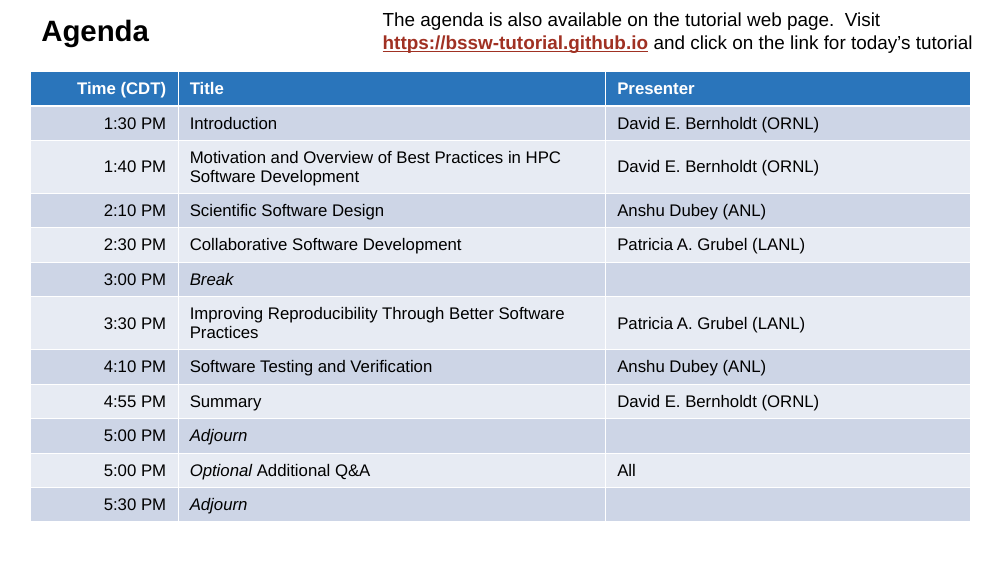
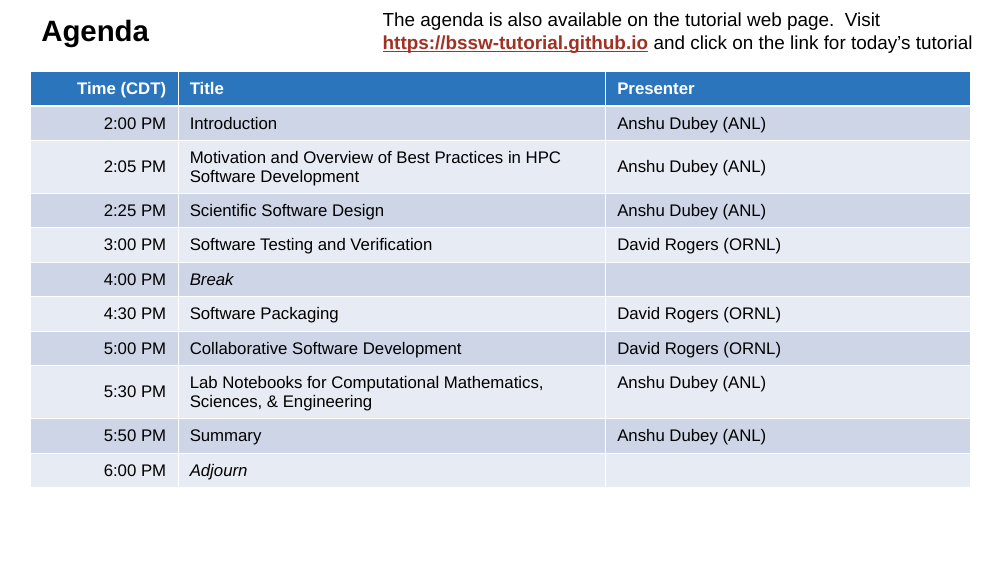
Before and after one commit to bssw-tutorial/presentations, a slide deck: slide 11 of intro-a.pptx. Drawn at 1008x567 pixels with LibreOffice and Linux fonts; fonts in the diff are those of the drawing. Boxes give left, top, right and bottom in pixels: in the first picture for what was removed or moved away, otherwise in the second. Text is boxed around its words. In the diff, an @@ line names an element or a change of style, - is before the commit and + after.

Commit message:
presentations for ISC23

```diff
--- a/intro-a.pptx
+++ b/intro-a.pptx
@@ table at bbox=[30, 72, 970, 507] @@
-row 2: 1:30 PM | Introduction | David E. Bernholdt (ORNL)
-row 3: 1:40 PM | Motivation and Overview of Best Practices in HPC Software Development | David E. Bernholdt (ORNL)
-row 4: 2:10 PM | Scientific Software Design | Anshu Dubey (ANL)
-row 5: 2:30 PM | Collaborative Software Development | Patricia A. Grubel (LANL)
-row 6: 3:00 PM | Break | 
-row 7: 3:30 PM | Improving Reproducibility Through Better Software Practices | Patricia A. Grubel (LANL)
-row 8: 4:10 PM | Software Testing and Verification | Anshu Dubey (ANL)
-row 9: 4:55 PM | Summary | David E. Bernholdt (ORNL)
-row 10: 5:00 PM | Adjourn | 
-row 11: 5:00 PM | Optional Additional Q&A | All
-row 12: 5:30 PM | Adjourn | 
+row 2: 2:00 PM | Introduction | Anshu Dubey (ANL)
+row 3: 2:05 PM | Motivation and Overview of Best Practices in HPC Software Development | Anshu Dubey (ANL)
+row 4: 2:25 PM | Scientific Software Design | Anshu Dubey (ANL)
+row 5: 3:00 PM | Software Testing and Verification | David Rogers (ORNL)
+row 6: 4:00 PM | Break | 
+row 7: 4:30 PM | Software Packaging | David Rogers (ORNL)
+row 8: 5:00 PM | Collaborative Software Development | David Rogers (ORNL)
+row 9: 5:30 PM | Lab Notebooks for Computational Mathematics, Sciences, & Engineering | Anshu Dubey (ANL)
+row 10: 5:50 PM | Summary | Anshu Dubey (ANL)
+row 11: 6:00 PM | Adjourn | 
```
Also in this commit, not shown: 4 other slides changed, 2 other files.
